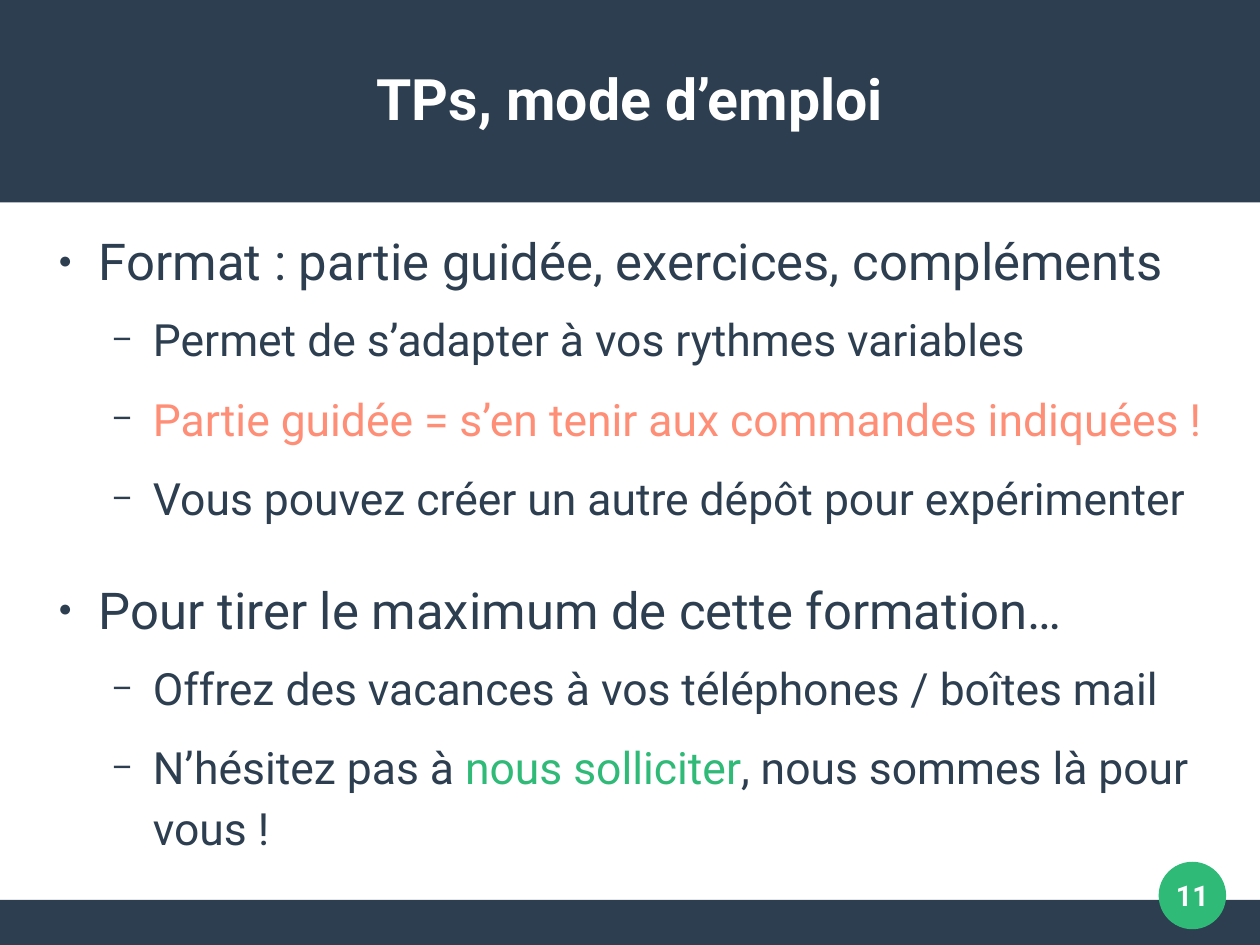
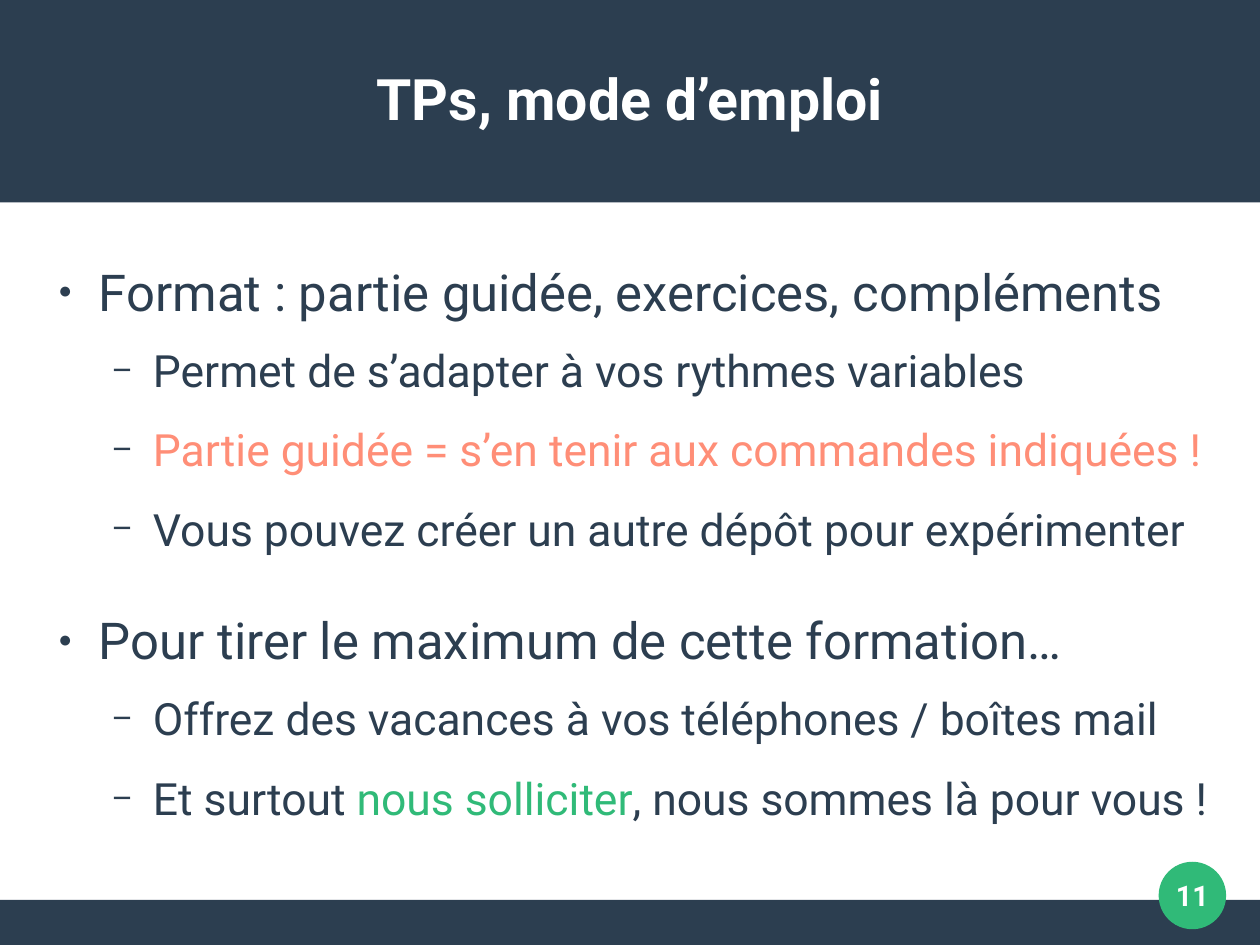
Before and after one commit to pushou/formation-git, a slide deck: slide 11 of Pres1-Introduction.odp. Drawn at 1260x945 pixels with LibreOffice and Linux fonts; fonts in the diff are those of the drawing. Boxes give left, top, right and bottom in pixels: in the first picture for what was removed or moved away, otherwise in the second. Text is boxed around its words. In the diff, an @@ line names an element or a change of style, - is before the commit and + after.

Commit message:
Formatage ligne plurielle

```diff
--- a/Pres1-Introduction.odp
+++ b/Pres1-Introduction.odp
@@ text at (x1=153, y1=781, x2=1185, y2=824): text changed @@
-  − N’hésitez pas à nous solliciter, nous sommes là pour vous !
+  − Et surtout nous solliciter, nous sommes là pour vous !
```
